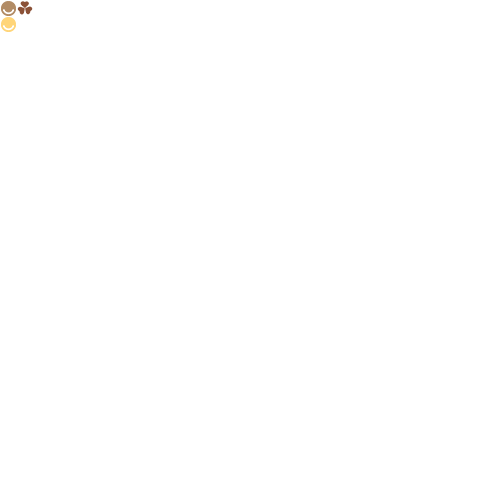
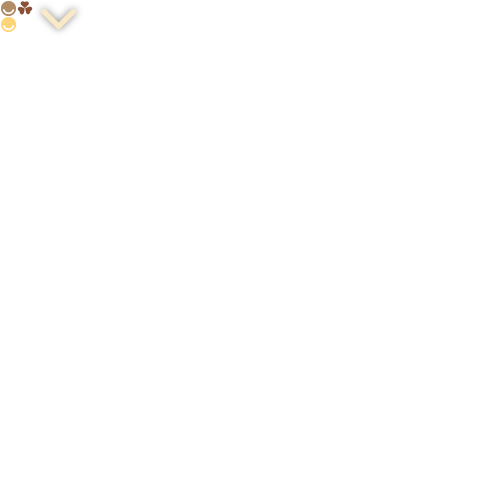
The second 500px x 500px image is a revision of the first. Changes to its layers:
added group "V" with 1 layers above "clover" over [35, 3, 82, 35]
added layer "V inactive" in group "V" over [35, 3, 82, 35]
